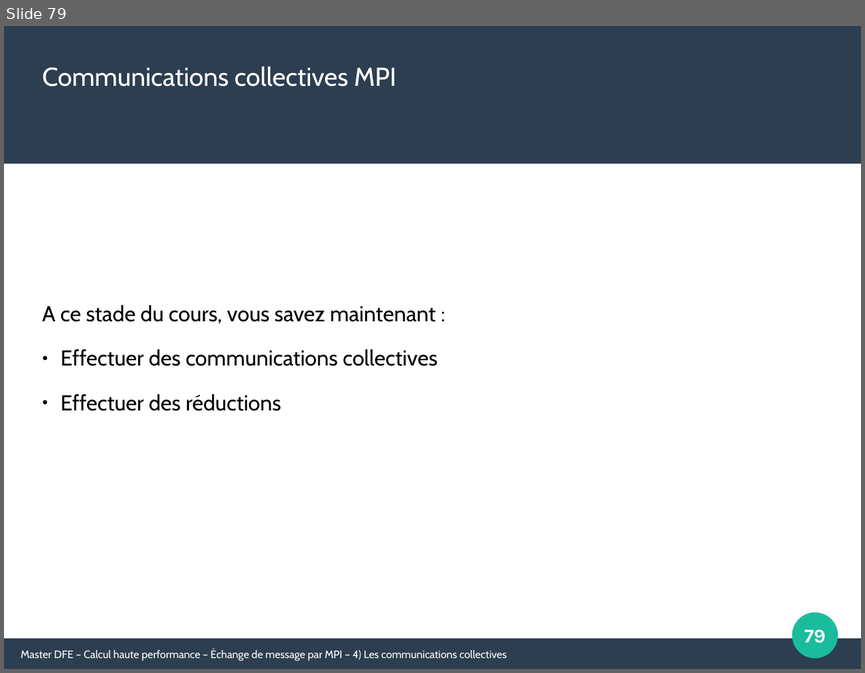
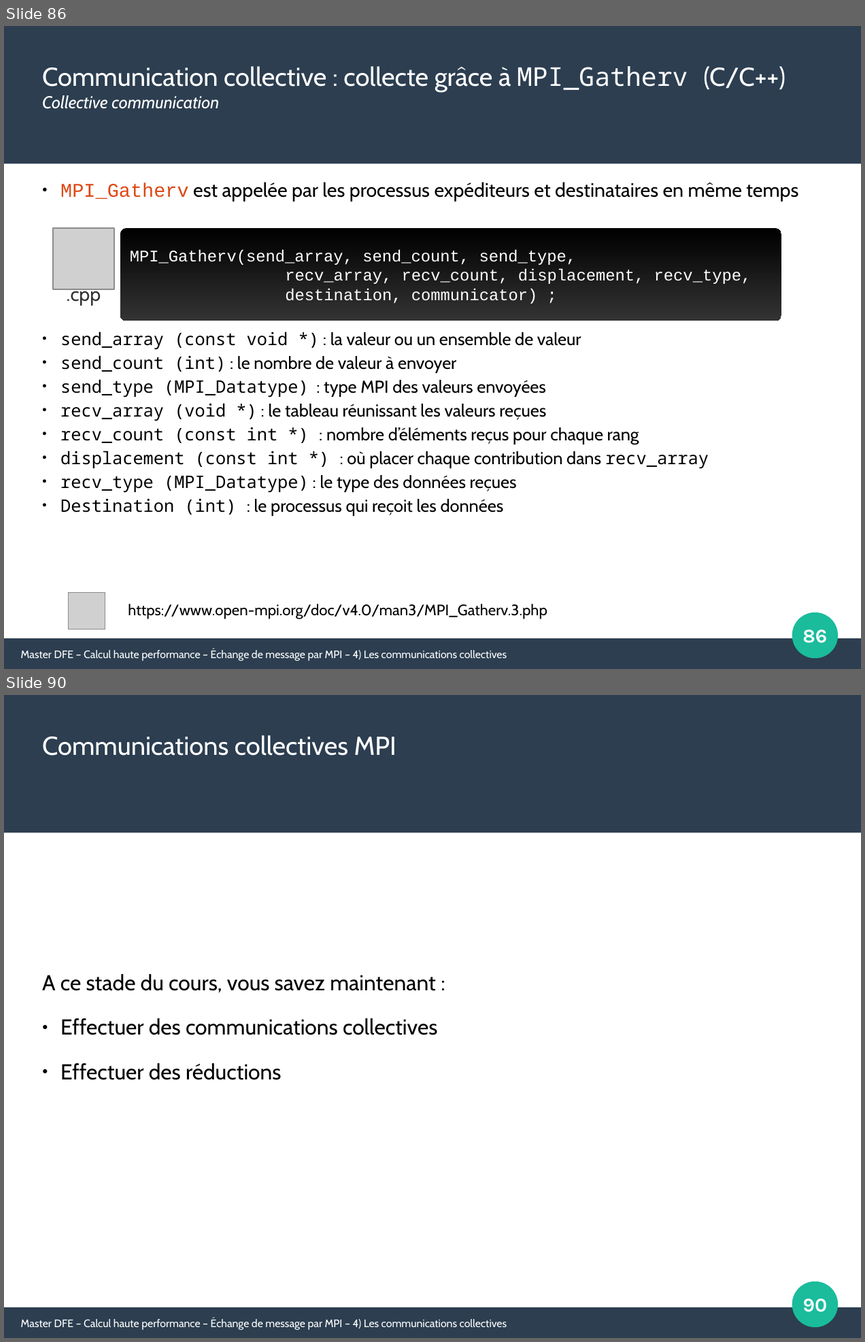
Before and after one commit to Maison-de-la-Simulation/HPC-DFE-Paris-Saclay, a slide deck: support/MPI.odp. Shown one above the other, each under a label of ours: slide 79 before the commit, slides 86 and 90 after it; the slides between them are not shown. The pictures are 865x673 and 865x1342 pixels, drawn with LibreOffice and Linux fonts; fonts in the diff are those of the drawing; grey boxes stand for pictures. Boxes give left, top, right and bottom in pixels: in the first picture for what was removed or moved away, otherwise in the second. Text is boxed around its words. In the diff, an @@ line names an element or a change of style, - is before the commit and + after.

Commit message:
Update of the MPI course with MPI_Gatherv

```diff
--- a/support/MPI.odp
+++ b/support/MPI.odp
@@ slide 86 added at [4,26,861,669], background #FFFFFF; not listed: 3 template elements that a slide beside it also shows @@
@@ text added at [42,66,785,109], 24 pt, text #FFFFFF @@
+Communication collective : collecte grâce à MPI_Gatherv (C/C++)
+Collective communication
@@ text added at [60,182,798,201], 18 pt, text #000000 @@
+● MPI_Gatherv est appelée par les processus expéditeurs et destinataires en même temps
@@ picture added at [53,228,114,290] @@
@@ rounded rectangle added at [121,228,781,320], fill gradient #000000 to #333333, 15 pt, text #FFFFFF @@
+MPI_Gatherv(send_array, send_count, send_type,
+recv_array, recv_count, displacement, recv_type,
+destination, communicator) ;
@@ text added at [67,288,101,305], 18 pt, text #333333 @@
+.cpp
@@ text added at [60,331,708,516], 16 pt, text #000000 @@
+● send_array (const void *) : la valeur ou un ensemble de valeur
+● send_count (int) : le nombre de valeur à envoyer
+● send_type (MPI_Datatype) : type MPI des valeurs envoyées
+● recv_array (void *) : le tableau réunissant les valeurs reçues
+● recv_count (const int *) : nombre d’éléments reçus pour chaque rang
+● displacement (const int *) : où placer chaque contribution dans recv_array
+● recv_type (MPI_Datatype) : le type des données reçues
+● Destination (int) : le processus qui reçoit les données
@@ picture added at [69,592,105,628] @@
@@ text added at [128,603,547,619], 14 pt, text #000000 @@
+https://www.open-mpi.org/doc/v4.0/man3/MPI_Gatherv.3.php
@@ page number added at [802,629,827,643], 18 pt, text #FFFFFF, bold @@
+86
@@ text added at [21,648,507,660], 10 pt, text #FFFFFF @@
+Master DFE – Calcul haute performance – Échange de message par MPI – 4) Les communications collectives
@@ what was slide 79 is now slide 90 @@
@@ page number at [803,1298,827,1312]: text changed @@
-79
+90
```
Also in this commit, not shown: 3 slides changed, 10 other slides added, 1 other file.
